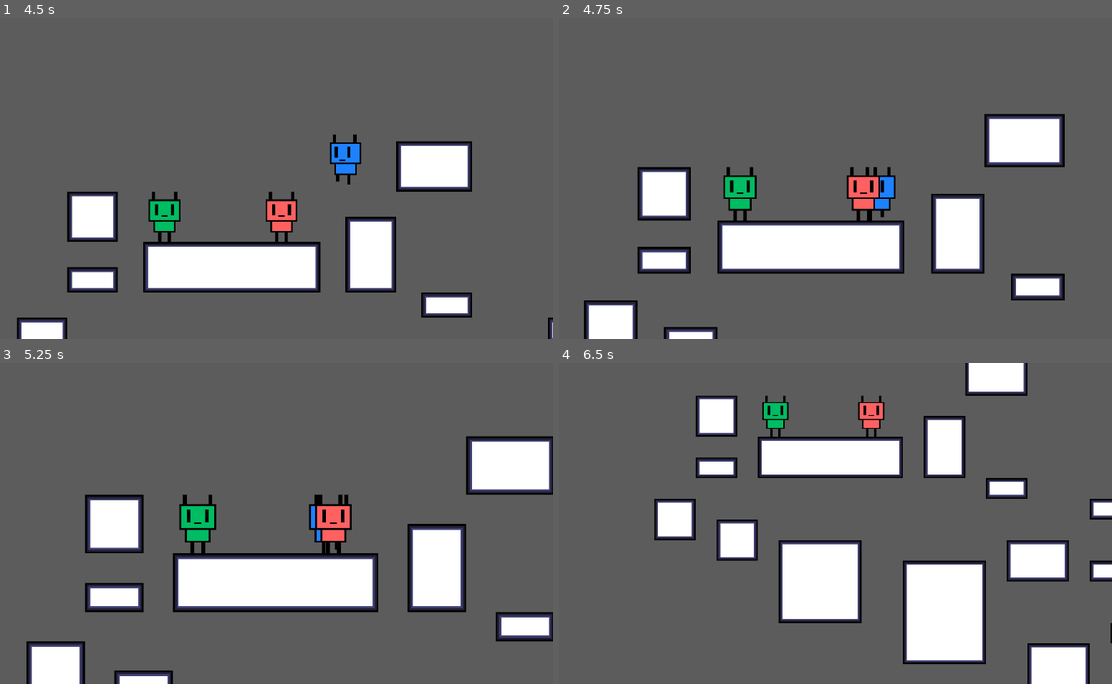
Above: before the commit, frames 1-4 (two rows, left to right).
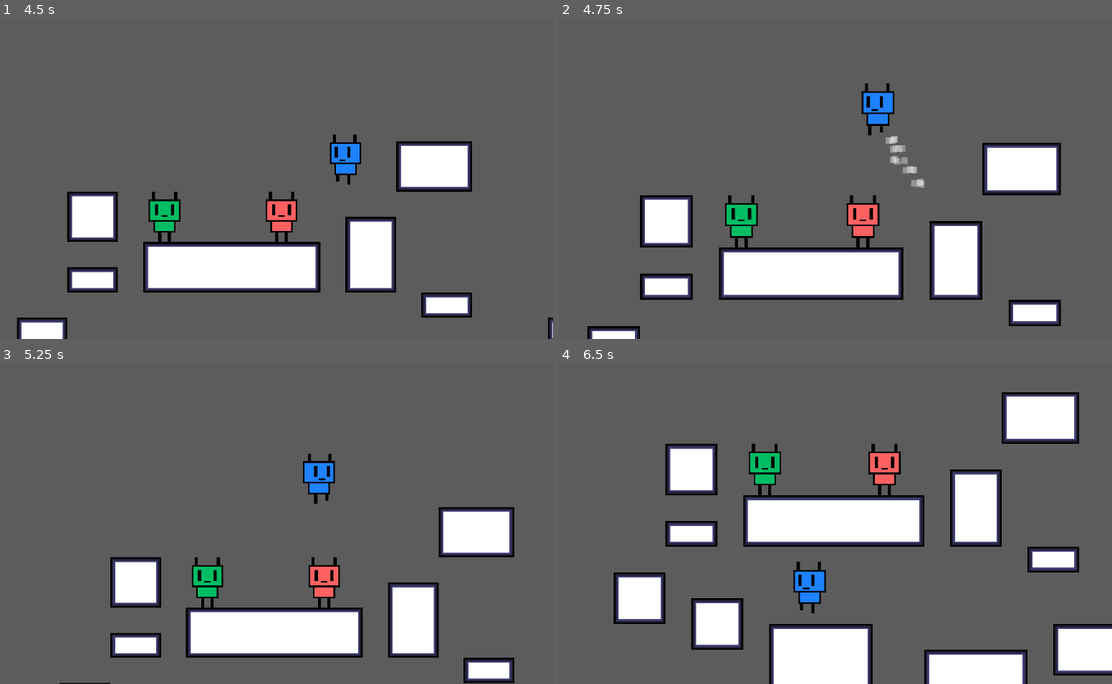
Above: after the commit, the same moments.

Repository: giilbert/nanopark
Game: Godot game, scene res://scenes/level_1.tscn
Same seed, same stepped clock (60 frames per second), same inputs: the game is played once before the commit and once after it.
Inputs:
- Up to frame 1 (4.5 s): hold D (right-1) 0.53-2.03 s; tap W (jump-1) at 0.77, 1.52, 3.02, 3.77 s; hold A (left-1) 2.03-2.78 s; hold D (right-1) 2.78-4.28 s; hold A (left-1) from 4.28 s (still down)
- Up to frame 2 (4.75 s): keep holding A (left-1); tap W (jump-1) at 4.52 s
- Up to frame 3 (5.25 s): release A (left-1) at 5.03 s; hold D (right-1) from 5.03 s (still down)
- Up to frame 4 (6.5 s): release D (right-1) at 5.78 s; hold A (left-1) from 5.78 s (still down); tap W (jump-1) at 6.02 s

Frame 1 is identical in both runs. In frame 2, 22% of the frame differs, in the area x 4-92%, y 20-100%; in frame 3, 30%; in frame 4, 42%, in the area x 9-100%, y 0-100%.

Commit message:
add double jump and particles

Diff:
--- a/scripts/player.gd
+++ b/scripts/player.gd
@@ -18,10 +18,17 @@
 	material_clone.set_shader_parameter("color", color)
 	$AnimatedSprite2D.material = material_clone
 
+var can_double_jump = true
+
 func _physics_process(delta):
 	if not is_on_floor():
 		velocity.y += g * delta
+		if Input.is_action_just_pressed(jump_axis) and can_double_jump:
+			$GPUParticles2D.emitting = true
+			velocity.y = JUMP_VELOCITY * 1.1
+			can_double_jump = false
 	else:
+		can_double_jump = true
 		if Input.is_action_just_pressed(jump_axis):
 			velocity.y = JUMP_VELOCITY
 
--- a/templates/player.tscn
+++ b/templates/player.tscn
@@ -42,6 +42,24 @@
 [sub_resource type="RectangleShape2D" id="RectangleShape2D_i5vey"]
 size = Vector2(28, 54)
 
+[sub_resource type="ParticleProcessMaterial" id="ParticleProcessMaterial_4twox"]
+particle_flag_disable_z = true
+emission_shape = 3
+emission_box_extents = Vector3(10, 1, 1)
+direction = Vector3(0, 1, 0)
+spread = 22.314
+flatness = 0.669
+initial_velocity_min = 41.74
+initial_velocity_max = 66.53
+angular_velocity_min = -30.0
+angular_velocity_max = 30.0
+gravity = Vector3(0, 0, 0)
+linear_accel_min = -100.0
+linear_accel_max = -100.0
+scale_min = 8.0
+scale_max = 8.0
+color = Color(0.969137, 0.969137, 0.969137, 0.356863)
+
 [node name="Player 1" type="CharacterBody2D"]
 texture_filter = 1
 collision_layer = 2
@@ -58,3 +76,12 @@
 [node name="CollisionShape2D" type="CollisionShape2D" parent="."]
 position = Vector2(0, 5)
 shape = SubResource("RectangleShape2D_i5vey")
+
+[node name="GPUParticles2D" type="GPUParticles2D" parent="."]
+position = Vector2(0, 21)
+emitting = false
+amount = 20
+process_material = SubResource("ParticleProcessMaterial_4twox")
+lifetime = 0.2
+one_shot = true
+explosiveness = 0.15
Not shown: 1 places in templates/player.tscn that only renumber resources
